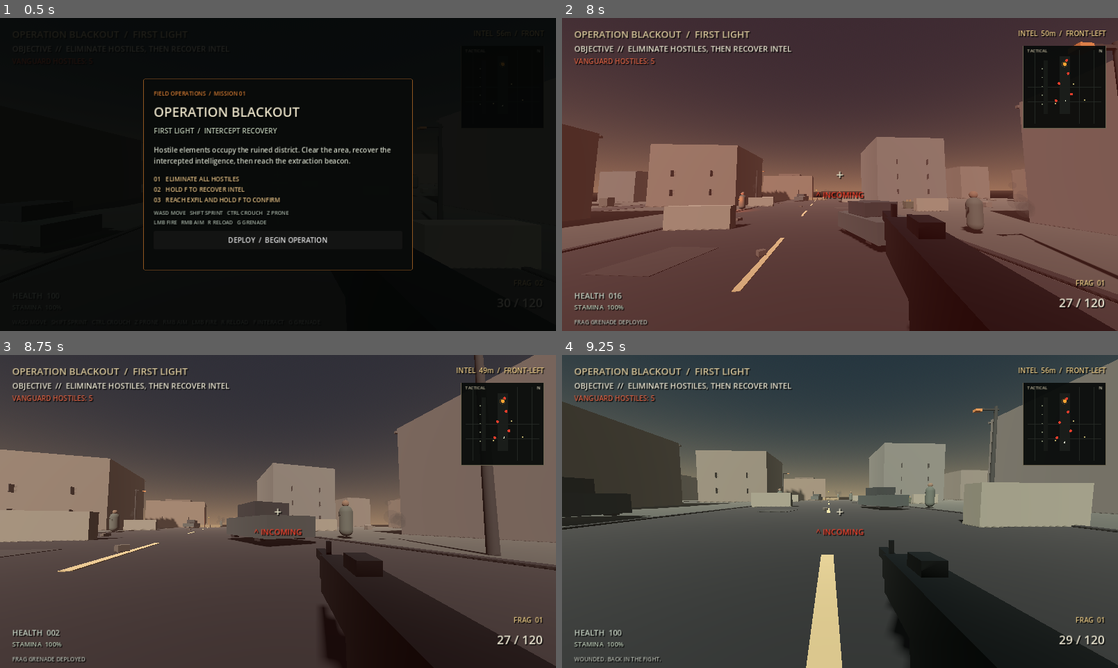
Above: before the commit, frames 1-4 (two rows, left to right).
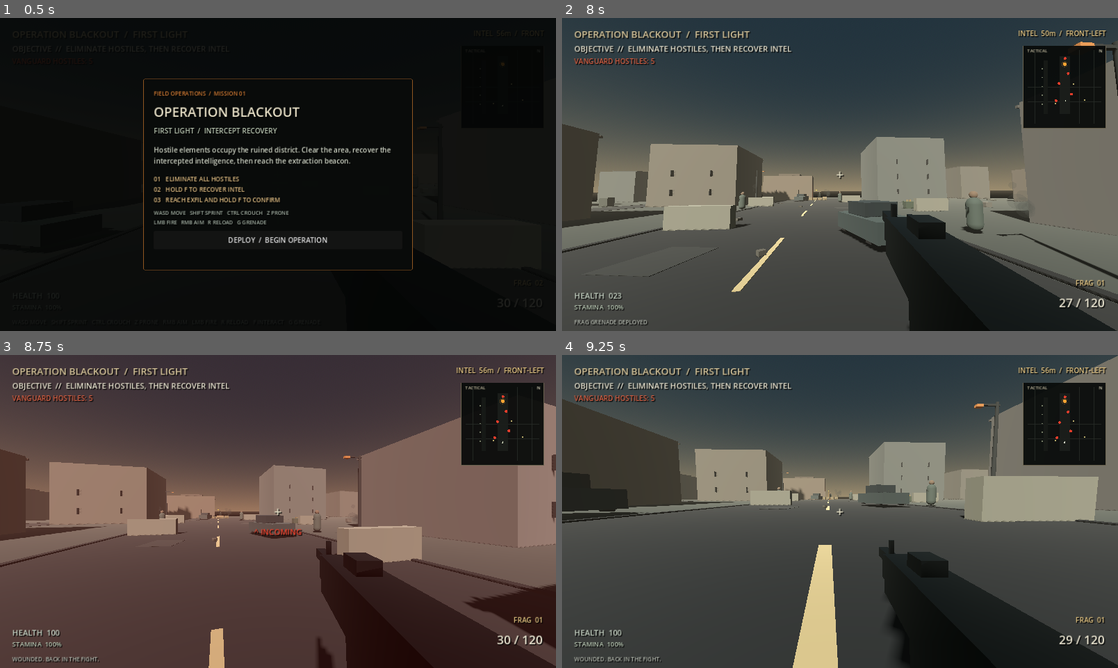
Above: after the commit, the same moments.

Repository: Liladizilla/operation-blackout
Game: Godot game, scene res://scenes/main.tscn
Two runs of this game, one before a commit and one after it. Both use one fixed random seed, a clock stepped at 60 frames per second and the inputs below.
Inputs (mouse positions are in pixels of both pictures, inside the frame that each line leads up to):
- Up to frame 1 (0.5 s): no input
- Up to frame 2 (8 s): click "DEPLOY / BEGIN OPERATION" at 0.5 s; tap Enter at 1.25, 5.1 s; move the mouse to (867, 174) at 1.27 s; hold W (move_forward) 1.28-5.03 s; tap Ctrl (crouch) at 1.35, 6.6 s; click (867, 174) at 1.42 s; tap Space (jump) at 1.52, 2.27, 3.77, 4.52, 5.27, 7.52 s; move the mouse to (812, 174) at 2.02 s; tap F (interact) at 2.1, 7.35 s; move the mouse to (851, 168) at 2.77 s; tap Z (prone) at 2.85 s; move the mouse to (834, 180) at 3.52 s; tap Shift (sprint) at 3.6 s; click (834, 180) at 3.67 s; move the mouse to (878, 177) at 4.27 s; tap G (throw_grenade) at 4.35 s; tap Escape (pause) at 4.9 s; move the mouse to (673, 127) at 5.02 s; hold A (move_left) 5.03-5.75 s; click "RESUME" at 5.75 s; move the mouse to (845, 174) at 6.52 s; hold W (move_forward) 6.53-7.28 s; click (845, 174) at 6.67 s; move the mouse to (817, 168) at 7.27 s; hold D (move_right) from 7.28 s (still down)
- Up to frame 3 (8.75 s): move the mouse to (305, 511) at 8.02 s; release D (move_right) at 8.03 s; hold W (move_forward) from 8.03 s (still down); tap Z (prone) at 8.1 s; tap Space (jump) at 8.27 s
- Up to frame 4 (9.25 s): keep holding W (move_forward); move the mouse to (812, 511) at 8.77 s; tap Shift (sprint) at 8.85 s; click (812, 511) at 8.92 s; tap Space (jump) at 9.02 s

Frame 1 is identical in both runs. In frame 2, 37% of the frame differs, in the area x 0-100%, y 0-100%; in frame 3, 20%; in frame 4, 4.3%.

Commit message:
Add district patrol routes and improve hostile awareness
Add local waypoint patrols and make enemy detection rely on actual sight and sound contacts.

Diff:
--- a/scripts/enemy.gd
+++ b/scripts/enemy.gd
@@ -19,6 +19,9 @@
 var suppression_timer := 0.0
 var alert_memory_timer := 0.0
 var alert_broadcast_timer := 0.0
+var patrol_goal := Vector3.ZERO
+var patrol_index := -1
+var patrol_pause_timer := 0.0
 
 func _ready() -> void:
     var capsule := CapsuleShape3D.new()
@@ -121,6 +124,7 @@
     enemy_fire_audio.max_distance = 65.0
     add_child(enemy_fire_audio)
     add_to_group("enemies")
+    _initialize_patrol()
 
 func _physics_process(delta: float) -> void:
     if get_tree().paused:
@@ -172,13 +176,12 @@
             alert_memory_timer = 5.0
         elif alert_memory_timer > 0.0:
             state = "INVESTIGATE"
-        elif distance < 42.0:
-            state = "INVESTIGATE"
         else:
+            # Distance alone does not reveal the player's position; use sight or sound.
             state = "SEARCH"
         if distance < 15.0 and randf() < 0.28:
             strafe_sign *= -1.0
-        if not sees_player and suppression_timer <= 0.0 and cover_timer <= 0.0:
+        if state == "INVESTIGATE" and not sees_player and suppression_timer <= 0.0 and cover_timer <= 0.0:
             cover_goal = _choose_cover(last_known_position if last_known_position != Vector3.ZERO else player.global_position)
             cover_timer = randf_range(2.5, 4.0)
     var target_dir := Vector3.ZERO
@@ -219,6 +222,17 @@
         else:
             state = "SEARCH"
             alert_memory_timer = 0.0
+    elif state == "SEARCH":
+        if patrol_pause_timer > 0.0:
+            patrol_pause_timer = maxf(0.0, patrol_pause_timer - delta)
+        else:
+            var to_patrol := patrol_goal - global_position
+            to_patrol.y = 0.0
+            if patrol_goal == Vector3.ZERO or to_patrol.length() < 1.4:
+                _choose_next_patrol_goal()
+            else:
+                target_dir = to_patrol.normalized() * 0.48
+                look_at(Vector3(patrol_goal.x, global_position.y, patrol_goal.z), Vector3.UP)
     target_dir = _avoid_obstacles(target_dir)
     if not is_on_floor():
         velocity.y -= 9.8 * delta
@@ -262,6 +276,72 @@
     query.exclude = [get_rid()]
     query.collision_mask = 1
     return space.intersect_ray(query)
+
+func _get_patrol_points() -> Array[Node3D]:
+    var points: Array[Node3D] = []
+    for node in get_tree().get_nodes_in_group("enemy_patrol_points"):
+        var marker := node as Node3D
+        if is_instance_valid(marker):
+            points.append(marker)
+    return points
+
+func _has_clear_patrol_path(target: Node3D) -> bool:
+    var query := PhysicsRayQueryParameters3D.create(global_position + Vector3.UP * 1.0, target.global_position + Vector3.UP * 1.0)
+    var exclusions: Array[RID] = [get_rid()]
+    if is_instance_valid(player):
+        exclusions.append(player.get_rid())
+    for ally in get_tree().get_nodes_in_group("enemies"):
+        var ally_body := ally as CollisionObject3D
+        if is_instance_valid(ally_body):
+            exclusions.append(ally_body.get_rid())
+    query.exclude = exclusions
+    query.collision_mask = 1
+    return get_world_3d().direct_space_state.intersect_ray(query).is_empty()
+
+func _initialize_patrol() -> void:
+    var points := _get_patrol_points()
+    if points.is_empty():
+        return
+    var nearest_index := 0
+    var nearest_distance := INF
+    var clear_index := -1
+    var clear_distance := INF
+    for index in range(points.size()):
+        var distance := global_position.distance_to(points[index].global_position)
+        if distance < nearest_distance:
+            nearest_distance = distance
+            nearest_index = index
+        if distance < 26.0 and distance < clear_distance and _has_clear_patrol_path(points[index]):
+            clear_distance = distance
+            clear_index = index
+    patrol_index = clear_index if clear_index >= 0 else nearest_index
+    patrol_goal = points[patrol_index].global_position
+    patrol_pause_timer = randf_range(0.2, 0.65)
+
+func _choose_next_patrol_goal() -> void:
+    var points := _get_patrol_points()
+    if points.size() < 2:
+        return
+    var candidates: Array[int] = []
+    for index in range(points.size()):
+        if index == patrol_index:
+            continue
+        var distance := global_position.distance_to(points[index].global_position)
+        if distance < 3.0 or distance > 24.0:
+            continue
+        if _has_clear_patrol_path(points[index]):
+            candidates.append(index)
+    if candidates.is_empty():
+        for index in range(points.size()):
+            if index == patrol_index:
+                continue
+            if global_position.distance_to(points[index].global_position) <= 30.0:
+                candidates.append(index)
+    if candidates.is_empty():
+        return
+    patrol_index = candidates[randi_range(0, candidates.size() - 1)]
+    patrol_goal = points[patrol_index].global_position
+    patrol_pause_timer = randf_range(0.45, 1.25)
 
 func _nearest_grenade_threat() -> Node3D:
     var nearest: Node3D = null
--- a/scripts/main.gd
+++ b/scripts/main.gd
@@ -23,6 +23,7 @@
     _setup_input()
     _build_environment()
     _build_arena()
+    _build_patrol_points()
     _spawn_atmosphere()
     _spawn_player()
     _spawn_ammo_caches()
@@ -135,6 +136,23 @@
 func _build_environment() -> void:
     _setup_environment()
 
+
+func _build_patrol_points() -> void:
+    var route_root := Node3D.new()
+    route_root.name = "EnemyPatrolPoints"
+    add_child(route_root)
+    var positions := [
+        Vector3(0, 0, -42), Vector3(-8, 0, -26), Vector3(9, 0, -14),
+        Vector3(10, 0, 0), Vector3(10, 0, 22), Vector3(-5, 0, 22),
+        Vector3(-8, 0, 0), Vector3(-29, 0, -30), Vector3(-29, 0, -16),
+        Vector3(-29, 0, -1), Vector3(-29, 0, 20), Vector3(-29, 0, 34)
+    ]
+    for index in range(positions.size()):
+        var marker := Marker3D.new()
+        marker.name = "PatrolPoint_%02d" % (index + 1)
+        marker.position = positions[index]
+        marker.add_to_group("enemy_patrol_points")
+        route_root.add_child(marker)
 
 func _spawn_atmosphere() -> void:
     _smoke_plume(Vector3(-12.0, 1.0, -18.0), 12)
--- /dev/null
+++ b/tests/test_enemy_patrol.gd
@@ -0,0 +1,78 @@
+extends SceneTree
+
+var failed := false
+var passed := 0
+
+func _initialize() -> void:
+    call_deferred("_run_tests")
+
+func _check(condition: bool, message: String) -> void:
+    if condition:
+        passed += 1
+        print("PASS: ", message)
+    else:
+        failed = true
+        push_error("FAIL: " + message)
+
+func _run_tests() -> void:
+    var packed := load("res://scenes/main.tscn") as PackedScene
+    _check(packed != null, "main scene loads for patrol regression tests")
+    if packed == null:
+        quit(1)
+        return
+
+    var scene := packed.instantiate()
+    root.add_child(scene)
+    current_scene = scene
+    await process_frame
+    if scene.hud.is_briefing_open():
+        scene.hud.dismiss_briefing()
+    await physics_frame
+
+    var patrol_points: Array = get_nodes_in_group("enemy_patrol_points")
+    _check(patrol_points.size() == 12, "district has twelve patrol waypoints")
+
+    var enemies: Array = scene.enemies
+    for enemy in enemies:
+        enemy.set_physics_process(false)
+        var goal: Vector3 = enemy.get("patrol_goal")
+        _check(goal != Vector3.ZERO, "each hostile initializes a patrol goal")
+        var goal_matches_marker := false
+        for marker in patrol_points:
+            if goal.is_equal_approx(marker.global_position):
+                goal_matches_marker = true
+                break
+        _check(goal_matches_marker, "hostile patrol goals use authored waypoint markers")
+
+    var player: Node3D = scene.get_node("Player")
+    var enemy: Node = enemies[0]
+    player.global_position = Vector3(-25.0, 1.2, -17.0)
+    enemy.global_position = Vector3(-8.0, 0.95, -17.0)
+    enemy.state = "SEARCH"
+    enemy.alert_memory_timer = 0.0
+    enemy.suppression_timer = 0.0
+    enemy.cover_timer = 10.0
+    enemy.think_timer = 0.0
+    enemy.patrol_pause_timer = 10.0
+    enemy.call("_physics_process", 0.016)
+    _check(enemy.state == "SEARCH", "hostiles do not magically detect players through solid walls")
+
+    var old_goal: Vector3 = enemy.get("patrol_goal")
+    enemy.call("_choose_next_patrol_goal")
+    var next_goal: Vector3 = enemy.get("patrol_goal")
+    _check(next_goal != old_goal, "patrol selects a different waypoint")
+    _check(float(enemy.get("patrol_pause_timer")) > 0.0, "patrol inserts a short pause at each waypoint")
+
+    enemy.patrol_goal = enemy.global_position + Vector3(0.0, 0.0, 5.0)
+    enemy.patrol_pause_timer = 0.0
+    enemy.think_timer = 100.0
+    enemy.state = "SEARCH"
+    var start_position: Vector3 = enemy.global_position
+    enemy.call("_physics_process", 0.1)
+    _check(enemy.global_position.distance_to(start_position) > 0.01, "searching hostiles physically move along their patrol goal")
+
+    scene.call("report_noise", player.global_position, 30.0, "GUNSHOT", player)
+    _check(enemy.state == "INVESTIGATE" and enemy.alert_memory_timer > 0.0, "a gunshot interrupts patrol and starts investigation")
+
+    print("ENEMY PATROL RESULT: ", passed, " checks passed; failed=", failed)
+    quit(1 if failed else 0)
Not shown, changed: .github/workflows/godot-smoke-test.yml
